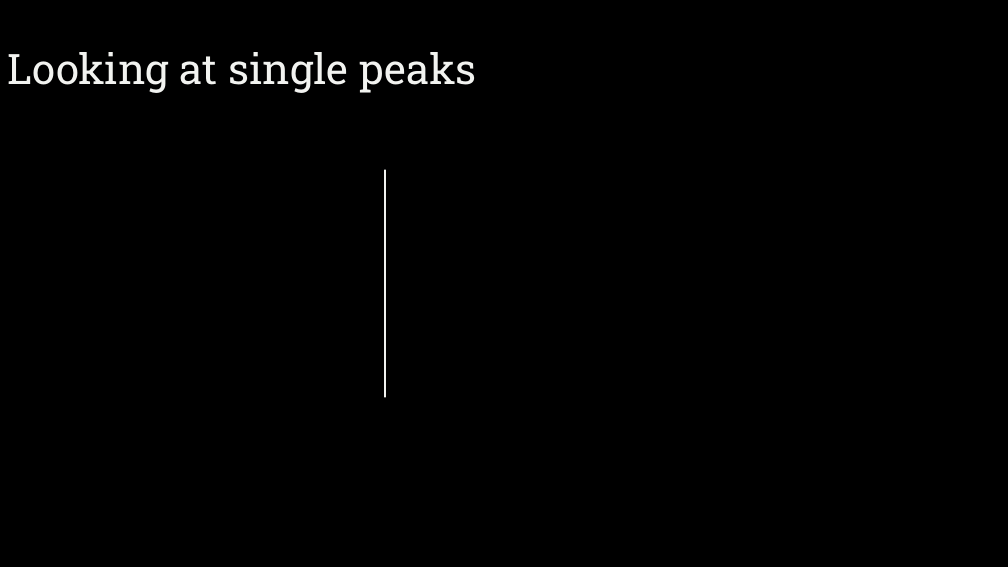
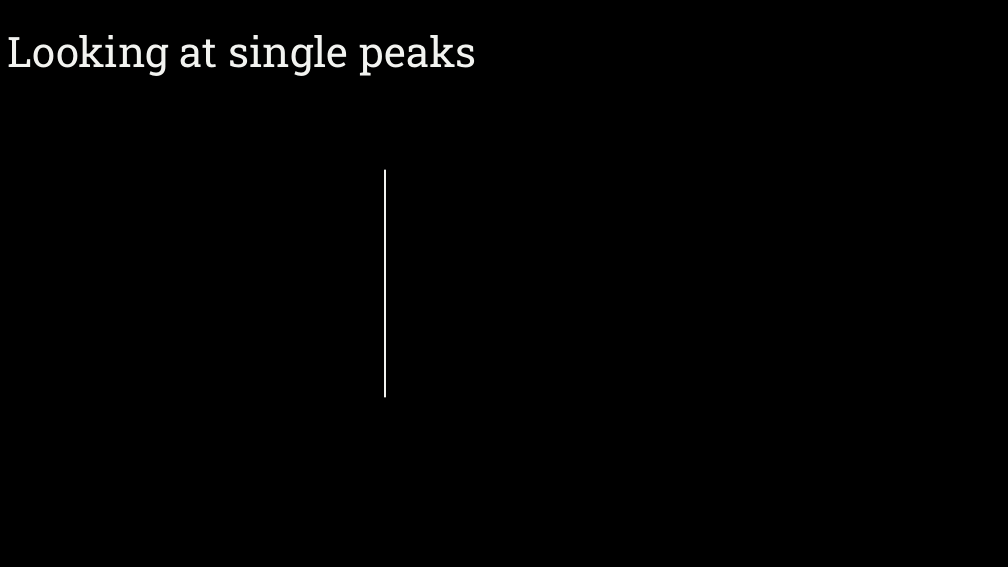
Before and after one commit to ekremdemirboga/modelling-calcium-oscillations-in-astrocytes, a slide deck: slide 8 of final/final.pptx. Drawn at 1008x567 pixels with LibreOffice and Linux fonts; fonts in the diff are those of the drawing; background and template pictures are left out. Boxes give left, top, right and bottom in pixels: in the first picture for what was removed or moved away, otherwise in the second. Text is boxed around its words. In the diff, an @@ line names an element or a change of style, - is before the commit and + after.

```diff
--- a/final/final.pptx
+++ b/final/final.pptx
@@ title "Looking at single peaks": place and size @@
-title "Looking at single peaks" at box(8, 52, 477, 93)
+title "Looking at single peaks" at box(8, 35, 477, 76)
```
Also in this commit, not shown: 1 other slide changed, 1 other file.
